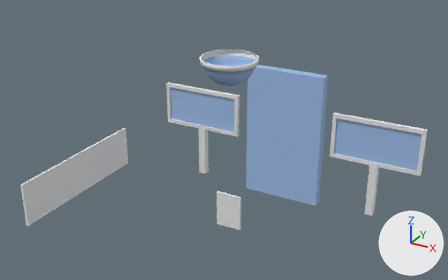
An edit to the Blender file Assets/models/cave/room02/room02a_navigation_center.blend, drawn before and after from the same camera.
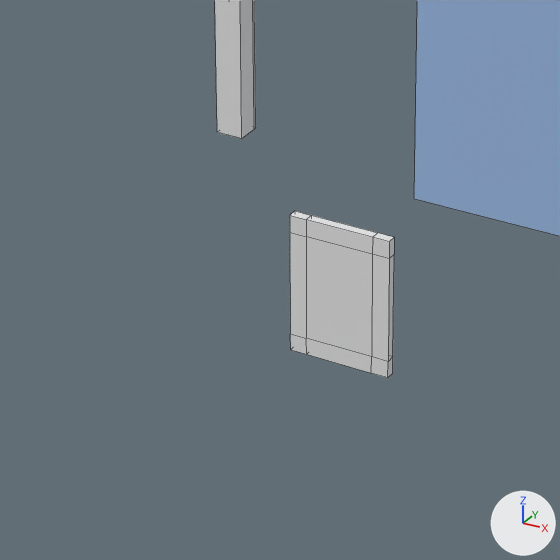
The first picture shows the older version from a 50 mm camera at (8.95, -14.34, 8.98) aimed at (-0.73, 3.27, 0.18). The close-ups show both versions on the part from 33% to 63% of the width and 50% to 98% of the height of that picture. Lighting does not change. The marker at lower right points along +X, +Y and +Z. The close-ups show mesh edges as thin lines.

Objects in the first close-up: 'monitor_arm.000', 'room_on_off_switch', 'window'.
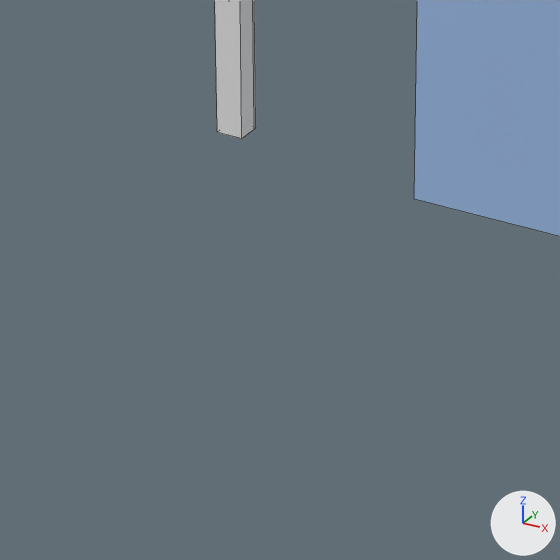
What changed in the scene script:
```text
Remove ob_room_on_off_switch:
    ob_room_on_off_switch = bpy.data.objects.new('room_on_off_switch', me_cube_009)
    ob_room_on_off_switch.location = (0.0, 1.118, -1.977)
    ob_room_on_off_switch.rotation_euler = (0.0, 0.0, 3.142)  # degrees (0, 0, 180)
```

What differs and where, as boxes (x1, y1, x2, y2) in the close-ups (560 x 560 px):
'room_on_off_switch', deleted
    before: (290, 211, 394, 378)
    faces in mat_astrology_door_frame_002 (its picture is missing): (290, 211, 394, 378)
    faces in mat_room_access_pad (its picture is missing): (306, 237, 372, 357)
